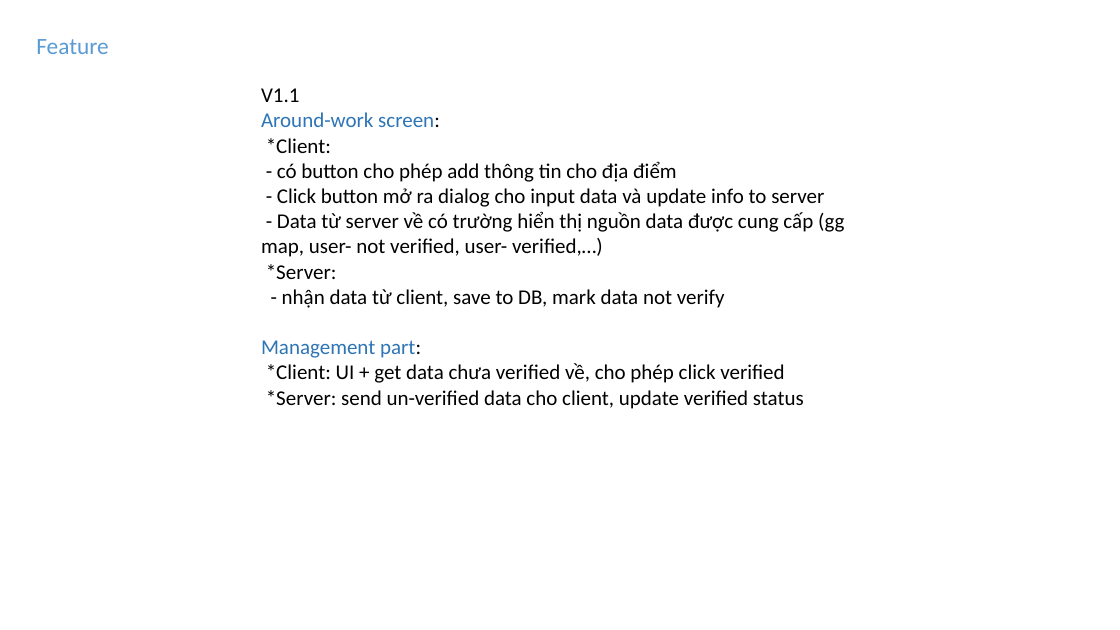
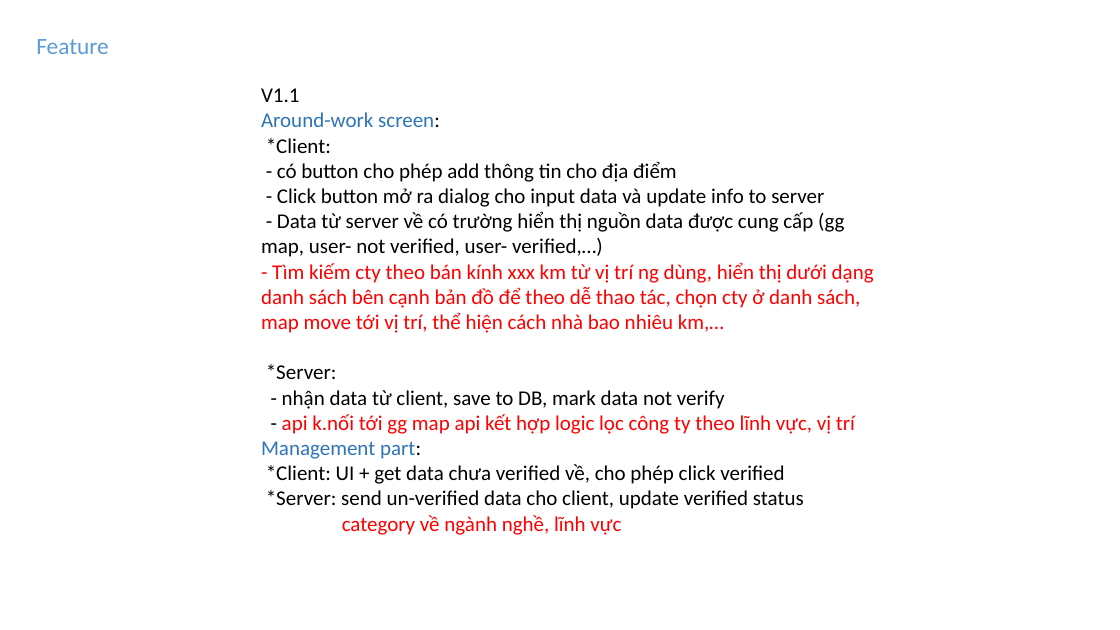
Before and after one commit to kimmanhcuong96/around-work-docs, a slide deck: slide 4 of Plain-plan.pptx. Drawn at 1120x630 pixels with LibreOffice and Linux fonts; fonts in the diff are those of the drawing. Boxes give left, top, right and bottom in pixels: in the first picture for what was removed or moved away, otherwise in the second. Text is boxed around its words. In the diff, an @@ line names an element or a change of style, - is before the commit and + after.

```diff
--- a/Plain-plan.pptx
+++ b/Plain-plan.pptx
@@ text at bbox=[261, 262, 874, 333]: paragraph added @@
+- Tìm kiếm cty theo bán kính xxx km từ vị trí ng dùng, hiển thị dưới dạng danh sách bên cạnh bản đồ để theo dễ thao tác, chọn cty ở danh sách, map move tới vị trí, thể hiện cách nhà bao nhiêu km,…
@@ text at bbox=[261, 414, 855, 459]: text changed; text colour #2E75B6 to #FF0000 @@
-Management part:
+- api k.nối tới gg map api kết hợp logic lọc công ty theo lĩnh vực, vị trí Management part:
@@ text at bbox=[342, 515, 621, 535]: paragraph added @@
+category về ngành nghề, lĩnh vực
```
Also in this commit, not shown: 3 other slides changed, 2 slides added.
